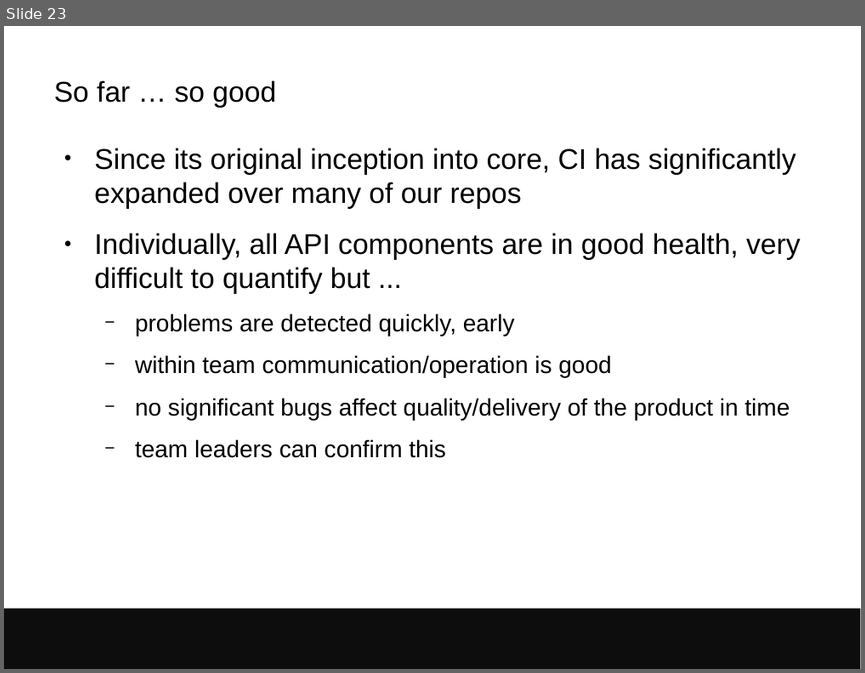
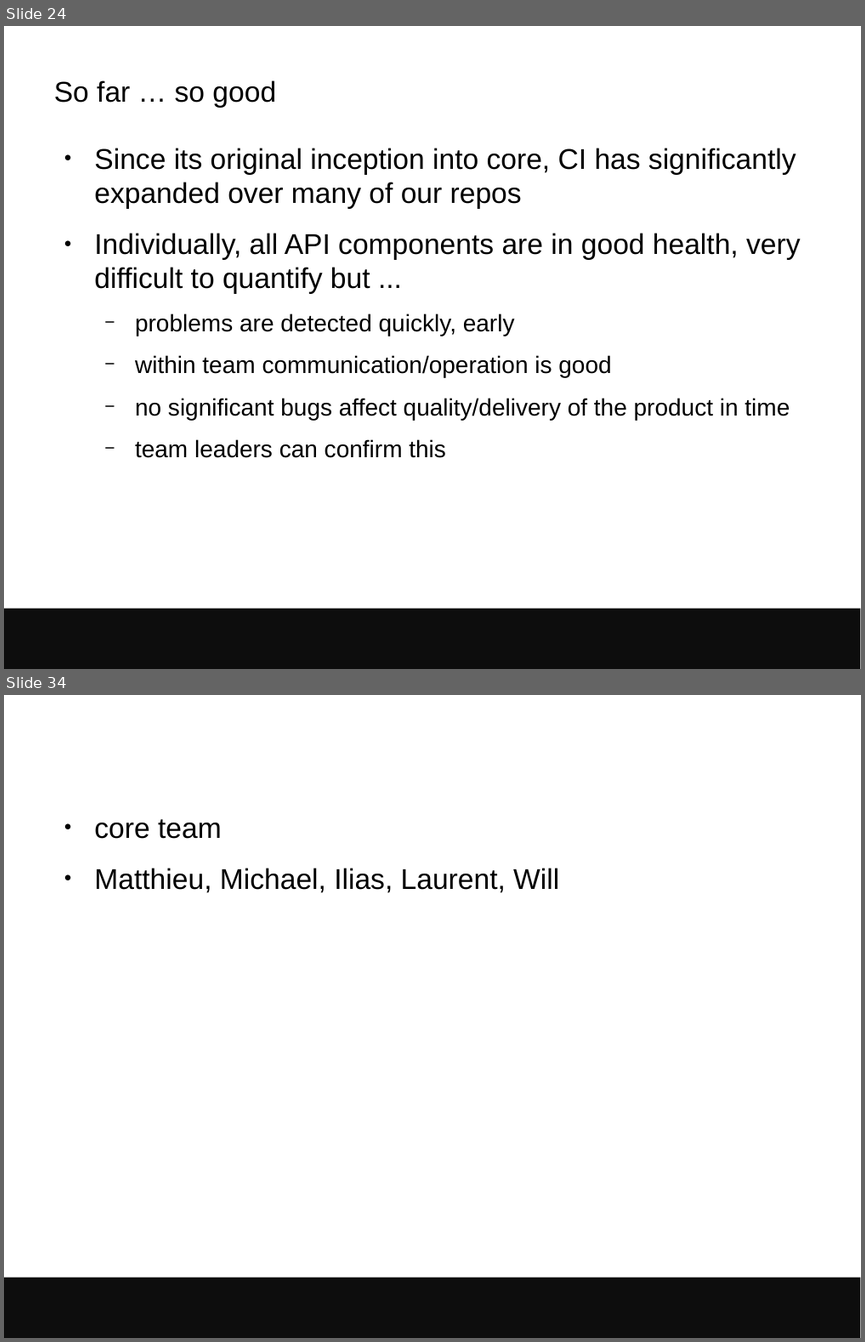
Before and after one commit to avullo/presentations, a slide deck: 2017/data-review-12-17/talk.odp. Shown one above the other, each under a label of ours: slide 23 before the commit, slides 24 and 34 after it; the slides between them are not shown. The pictures are 865x673 and 865x1342 pixels, drawn with LibreOffice and Linux fonts; fonts in the diff are those of the drawing; background and template pictures are left out. Boxes give left, top, right and bottom in pixels: in the first picture for what was removed or moved away, otherwise in the second. Text is boxed around its words. In the diff, an @@ line names an element or a change of style, - is before the commit and + after.

```diff
--- a/2017/data-review-12-17/talk.odp
+++ b/2017/data-review-12-17/talk.odp
@@ slide 34 added at (4,695,861,1338), background #FFFFFF; not listed: 1 template element that a slide beside it also shows @@
@@ text added at (94,819,559,893), 24 pt, text #000000 @@
+● core team
+● Matthieu, Michael, Ilias, Laurent, Will
@@ what was slide 23 is now slide 24 @@
```
Also in this commit, not shown: 3 slides changed, 9 other slides added.
